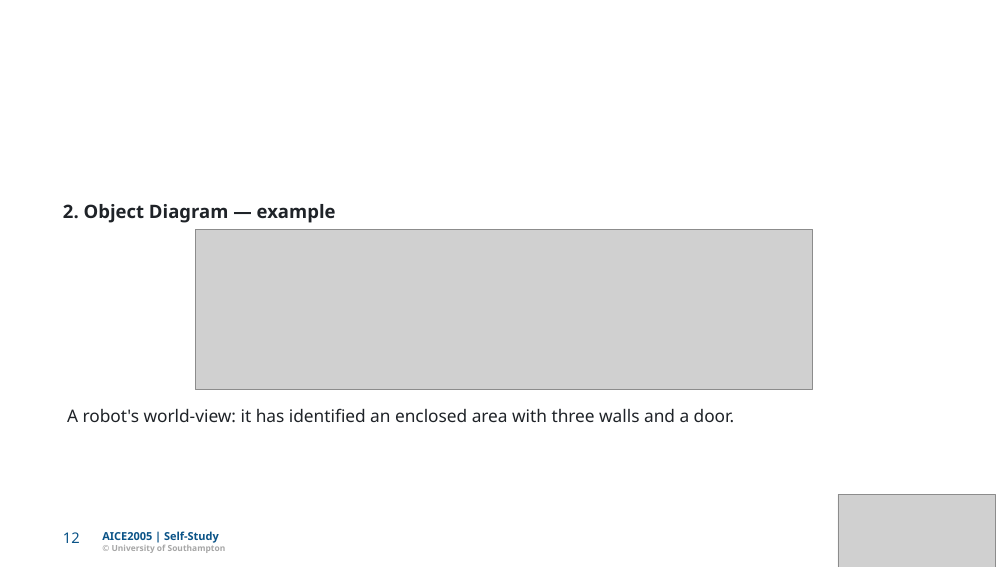
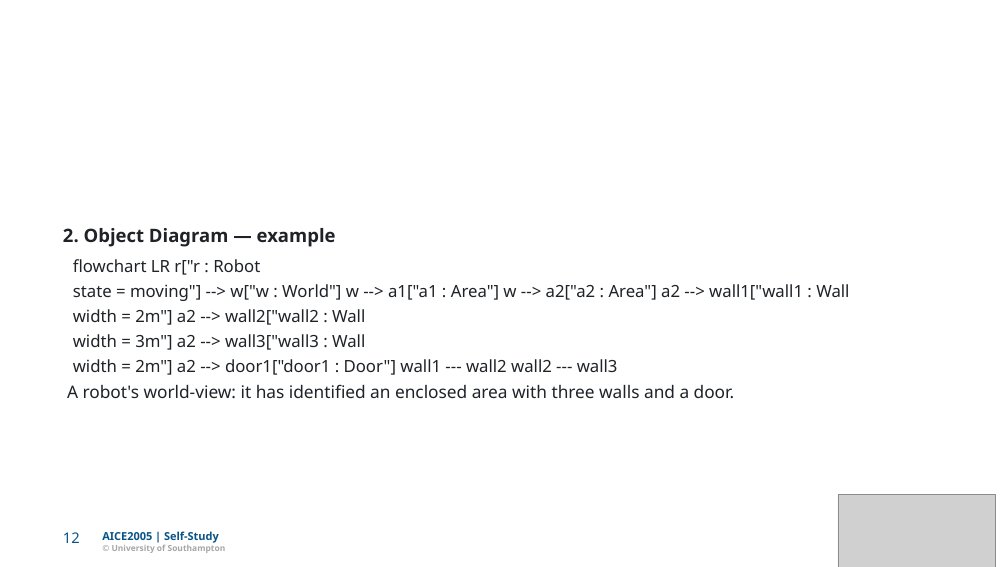
Before and after one commit to Dr-AlHashimy/Module_AICE2005_2627, a slide deck: slide 12 of html/COMP-_L7.1_lecture_self.pptx. Drawn at 1008x567 pixels with LibreOffice and Linux fonts; fonts in the diff are those of the drawing; grey boxes stand for pictures. Boxes give left, top, right and bottom in pixels: in the first picture for what was removed or moved away, otherwise in the second. Text is boxed around its words. In the diff, an @@ line names an element or a change of style, - is before the commit and + after.

```diff
--- a/html/COMP-_L7.1_lecture_self.pptx
+++ b/html/COMP-_L7.1_lecture_self.pptx
@@ text "2. Object Diagram — example" moved from (x1=63, y1=204, x2=336, y2=223) to (x1=63, y1=228, x2=336, y2=247) @@
@@ picture removed at (x1=195, y1=229, x2=813, y2=389) @@
@@ text added at (x1=73, y1=259, x2=260, y2=275), 16 pt, text #1F2328 @@
+ﬂowchart LR r["r : Robot
@@ text added at (x1=73, y1=284, x2=849, y2=301), 16 pt, text #1F2328 @@
+state = moving"] --> w["w : World"] w --> a1["a1 : Area"] w --> a2["a2 : Area"] a2 --> wall1["wall1 : Wall
@@ text added at (x1=73, y1=309, x2=365, y2=325), 16 pt, text #1F2328 @@
+width = 2m"] a2 --> wall2["wall2 : Wall
@@ text added at (x1=73, y1=334, x2=365, y2=350), 16 pt, text #1F2328 @@
+width = 3m"] a2 --> wall3["wall3 : Wall
@@ text added at (x1=73, y1=359, x2=618, y2=375), 16 pt, text #1F2328 @@
+width = 2m"] a2 --> door1["door1 : Door"] wall1 --- wall2 wall2 --- wall3
@@ text "A robot's world-view: it has ..." moved from (x1=67, y1=408, x2=735, y2=423) to (x1=67, y1=384, x2=735, y2=399) @@
```
Also in this commit, not shown: 14 other slides changed, 17 other files.
